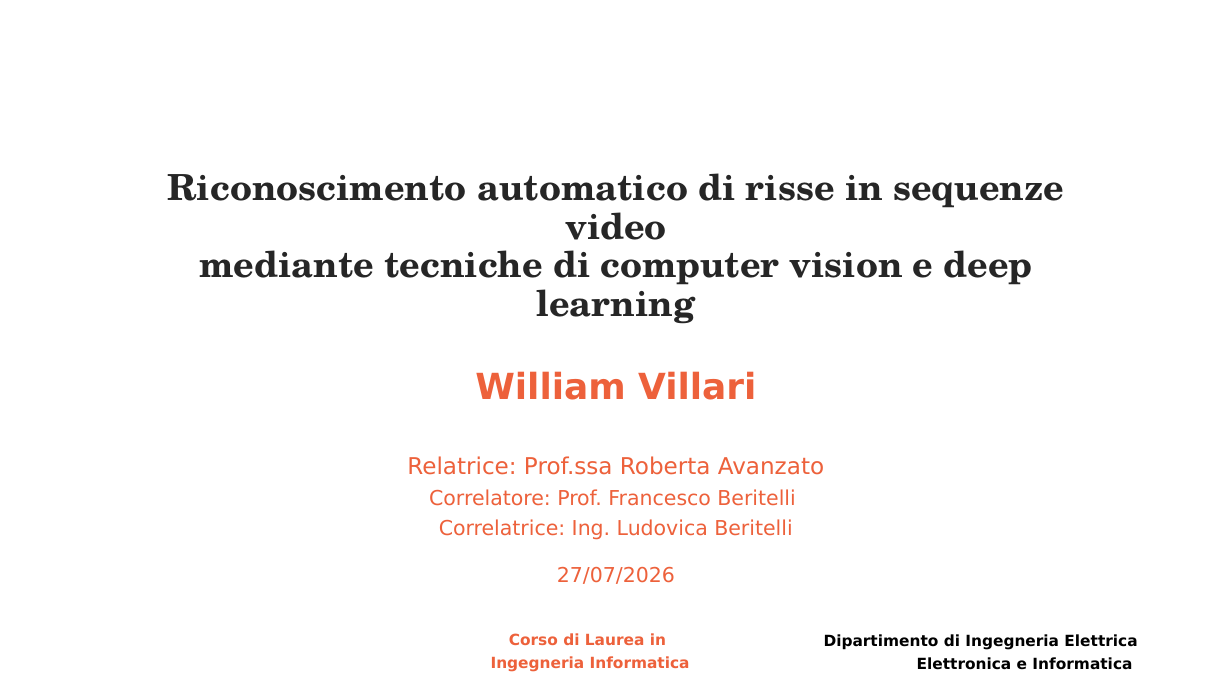
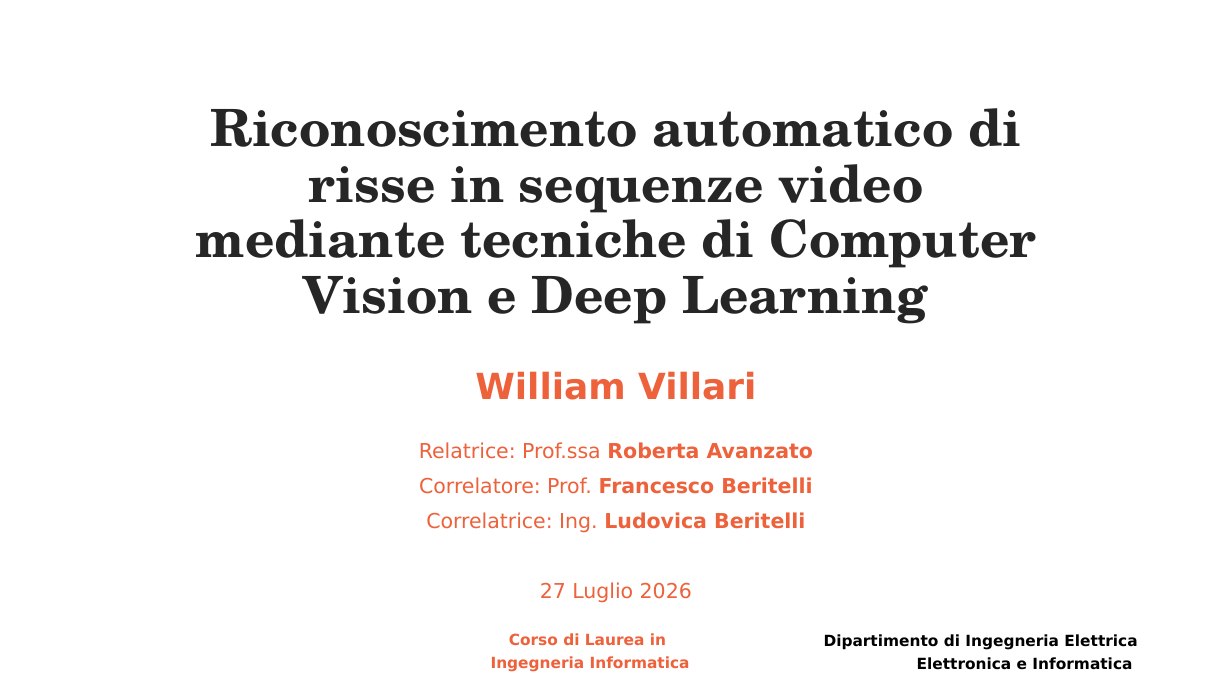
Before and after one commit to Will-Vill/Violence-Detection-LSTM, a slide deck: slide 1 of VillariWilliam1000045058.pptx. Drawn at 1232x693 pixels with LibreOffice and Linux fonts; fonts in the diff are those of the drawing; background and template pictures are left out. Boxes give left, top, right and bottom in pixels: in the first picture for what was removed or moved away, otherwise in the second. Text is boxed around its words. In the diff, an @@ line names an element or a change of style, - is before the commit and + after.

```diff
--- a/VillariWilliam1000045058.pptx
+++ b/VillariWilliam1000045058.pptx
@@ title at box(196, 108, 1036, 324): text changed; size 28 to 40 pt @@
-Riconoscimento automatico di risse in sequenze video
-mediante tecniche di computer vision e deep learning
+Riconoscimento automatico di risse in sequenze video
+mediante tecniche di Computer Vision e Deep Learning
@@ text "Relatrice: Prof.ssa Roberta Avanzato": place and size @@
-text "Relatrice: Prof.ssa Roberta Avanzato" at box(407, 456, 824, 584)
+text "Relatrice: Prof.ssa Roberta Avanzato" at box(419, 442, 813, 603)
@@ text at box(419, 442, 813, 533): size 18 to 16 pt in "Relatrice: Prof.ssa Roberta Avanzato"; bold on in "Roberta Avanzato", "Francesco Beritelli", "Ludovica Beritelli"; line spacing 0.7 to 0.9 @@
@@ text at box(540, 582, 692, 603): text changed @@
-27/07/2026
+27 Luglio 2026
```
Also in this commit, not shown: 2 other slides changed.
